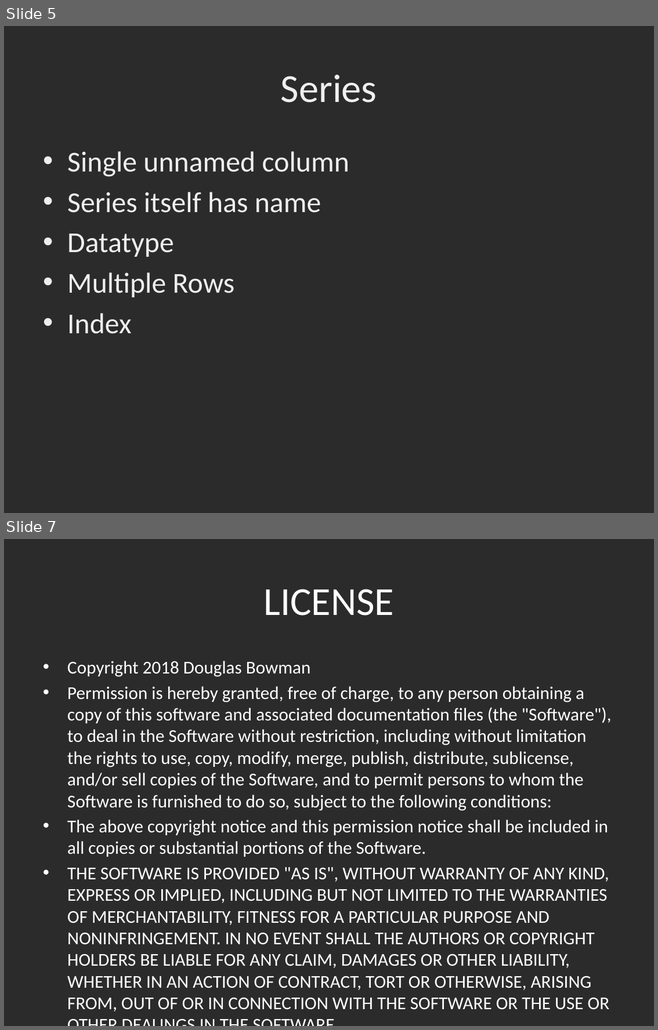
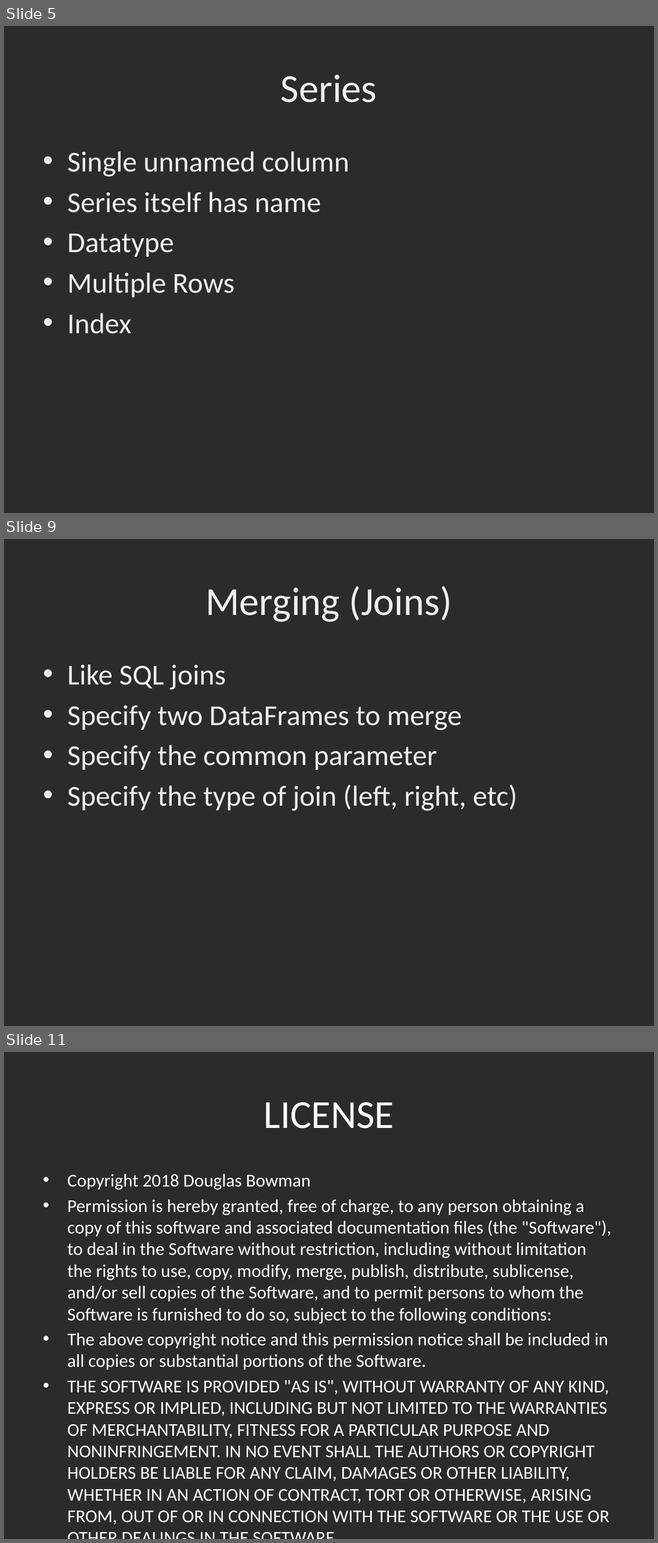
Before and after one commit to dbowmans46/PracticalProgramming, a slide deck: Session 7 - Python/Instructional Material/Session 7 – Python Pandas Data Wrangling.pptx. Shown one above the other, each under a label of ours: slides 5 and 7 before the commit, slides 5, 9 and 11 after it; the slides between them are not shown. The pictures are 658x1030 and 658x1543 pixels, drawn with LibreOffice and Linux fonts; fonts in the diff are those of the drawing; background and template pictures are left out; a plain dark background stands for a picture behind light text. Boxes give left, top, right and bottom in pixels: in the first picture for what was removed or moved away, otherwise in the second. Text is boxed around its words. In the diff, an @@ line names an element or a change of style, - is before the commit and + after.

```diff
--- a/Session 7 - Python/Instructional Material/Session 7 – Python Pandas Data Wrangling.pptx
+++ b/Session 7 - Python/Instructional Material/Session 7 – Python Pandas Data Wrangling.pptx
@@ slide 9 added at bbox=[4, 539, 654, 1026], background picture (left out) @@
@@ title added at bbox=[205, 586, 452, 622], 44 pt, text #EFEFEF @@
+Merging (Joins)
@@ text added at bbox=[67, 664, 517, 811], 32 pt, text #EFEFEF @@
+• Like SQL joins
+• Specify two DataFrames to merge
+• Specify the common parameter
+• Specify the type of join (left, right, etc)
@@ what was slide 7 is now slide 11 @@
```
Also in this commit, not shown: 2 slides changed, 3 other slides added.
